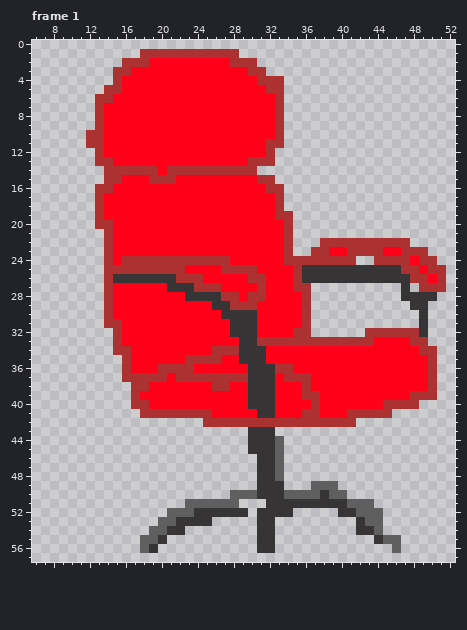
A pixel-art file gets an edit: draclove-love/typeshit/zidle_idle.aseprite. Above: the version before the commit.
64x64 pixels, 8 frames. Shown: frame 1: x 6..52, y 0..57. The commit also changed other frames, which this record leaves out.
The result:
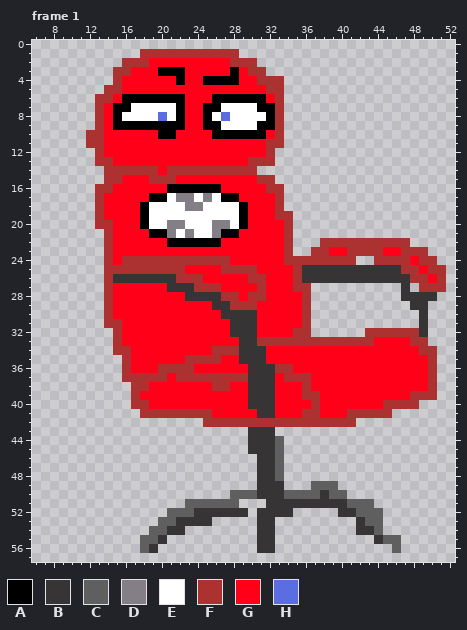
Palette (. is transparent): A #000000  B #363435  C #5f5f5f  D #847e87  E #ffffff  F #ac3232  G #ff0018  H #5b6ee1
Edits made:
Frame 1:
Colour G gives way to colour A in row 3 at x 20 to 22 and 28; in row 4 at x 22 and 25 to 28; in row 6 at x 16 to 22 and 26 to 31; in row 7 at x 15 to 16, 22, 25 to 26 and 31 to 32; in row 8 at x 15, 22, 25 and 32; in row 9 at x 15 to 22, 25 to 26 and 31 to 32.
Colour G gives way to colour A in row 10 at x 20 to 21 and 26 to 31; in row 16 at x 21 to 26; in row 17 at x 19 to 20 and 27 to 28; in rows 18 to 20 at x 18 and 29; in row 21 at x 19 to 20 and 27 to 28; in row 22 at x 21 to 26.
Colour G gives way to colour D in row 17 at x 22 to 23 and 25; in row 18 at x 23 to 24; in row 20 at x 21 to 22 and 26 to 27; in row 21 at x 21, 23 and 26.
Colour G gives way to colour E in row 7 at x 17 to 21 and 27 to 30; in row 8 at x 16 to 19, 21, 26 and 28 to 31; in row 9 at x 27 to 30; in row 17 at x 21, 24 and 26; in row 18 at x 19 to 22 and 25 to 28; in row 19 at x 19 to 28.
Colour G gives way to colour E in row 20 at x 19 to 20, 23 to 25 and 28; in row 21 at x 22 and 24 to 25.
Colour G gives way to colour H in row 8 at x 20 and 27.
Changed places in both pictures, as pixel boxes (x1, y1, x2, y2):
changed: (113, 67, 275, 139)
changed: (140, 184, 248, 247)
